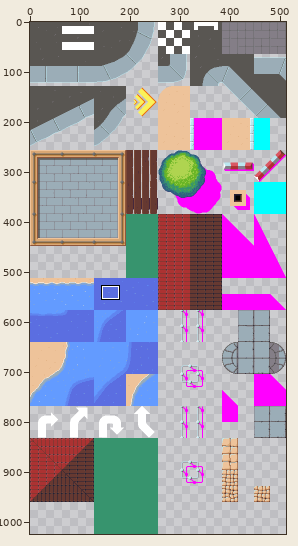
Pixel-art file, stored at core/assets-src/maps/city.ase. The picture above shows the old version from afar; the outline marks the close-up.
Close-up. Before:
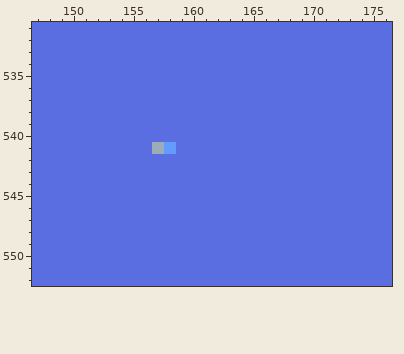
512x1024 pixels, 1 frame. Shown: x 147..176, y 531..552. The commit also changed other parts of the picture, which this record leaves out.
New version:
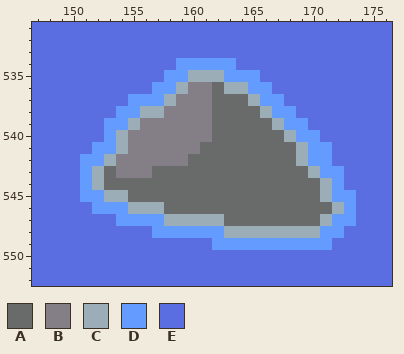
Palette (. is transparent): A #696a6a  B #847e87  C #9badb7  D #639bff  E #5b6ee1
Difference:
Layer "Flattened":
y 534: x 159..163 EEEEE -> DDDDD
y 535: x 158..165 EEEEEEEE -> DDCCCDDD
y 536: x 157..166 EEEEEEEEEE -> DDCBBACCDD
y 537: x 155..167 EEEEEEEEEEEEE -> DDDCBBBAAACDD
y 538: x 154..168 EEEEEEEEEEEEEEE -> DDCCBBBBAAAACDD
y 539: x 153..169 EEEEEEEEEEEEEEEEE -> DDCBBBBBBAAAAACDD
y 540: x 153..170 EEEEEEEEEEEEEEEEEE -> DCBBBBBBBAAAAAACDD
y 541: x 152..171 EEEEECDEEEEEEEEEEEEE -> DDCBBBBBBAAAAAAAACDD
y 542: x 151..171 EEEEEEEEEEEEEEEEEEEEE -> DDCBBBBBBAAAAAAAAACDD
y 543: x 151..172 EEEEEEEEEEEEEEEEEEEEEE -> DCABBBAAAAAAAAAAAAACDD
y 544: x 151..172 EEEEEEEEEEEEEEEEEEEEEE -> DCAAAAAAAAAAAAAAAAAACD
y 545: x 151..173 EEEEEEEEEEEEEEEEEEEEEEE -> DDCCAAAAAAAAAAAAAAAACDD
y 546: x 152..173 EEEEEEEEEEEEEEEEEEEEEE -> DDDCCCAAAAAAAAAAAAAACD
y 547: x 154..173 EEEEEEEEEEEEEEEEEEEE -> DDDDCCCCCAAAAAAAACDD
y 548: x 157..172 EEEEEEEEEEEEEEEE -> DDDDDDCCCCCCCCDD
y 549: x 162..171 EEEEEEEEEE -> DDDDDDDDDD
